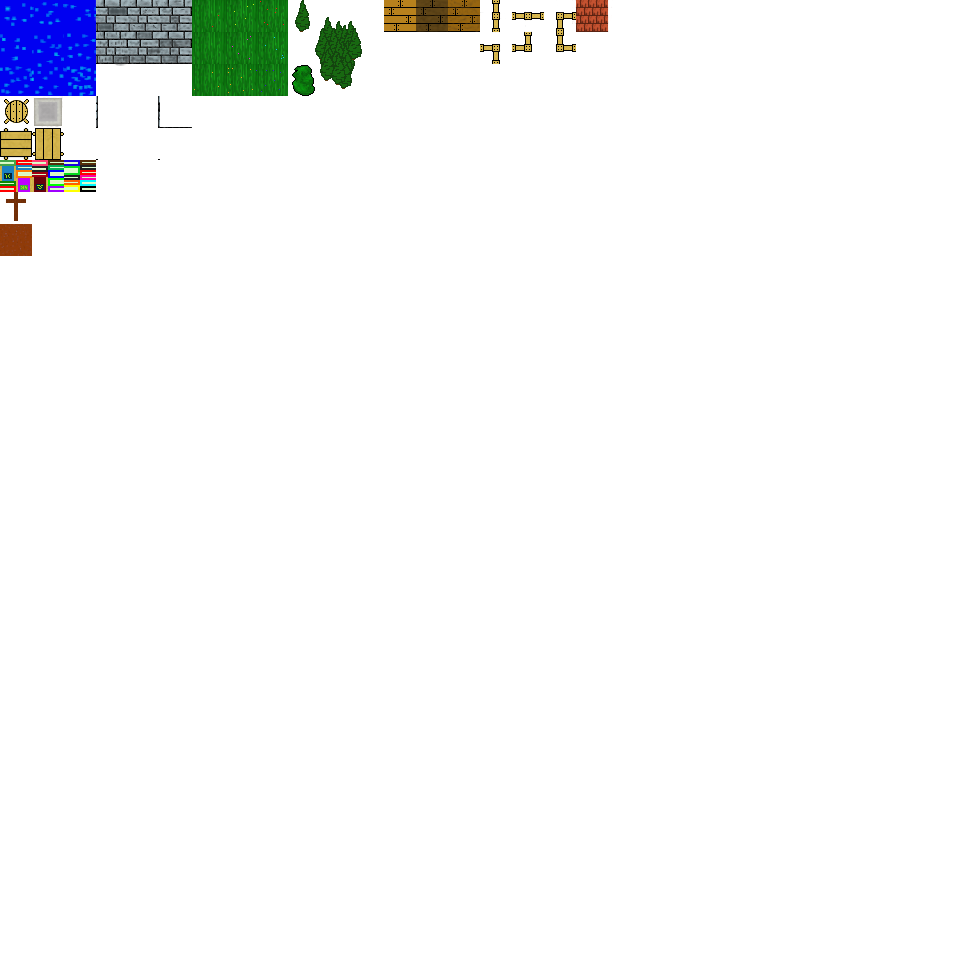
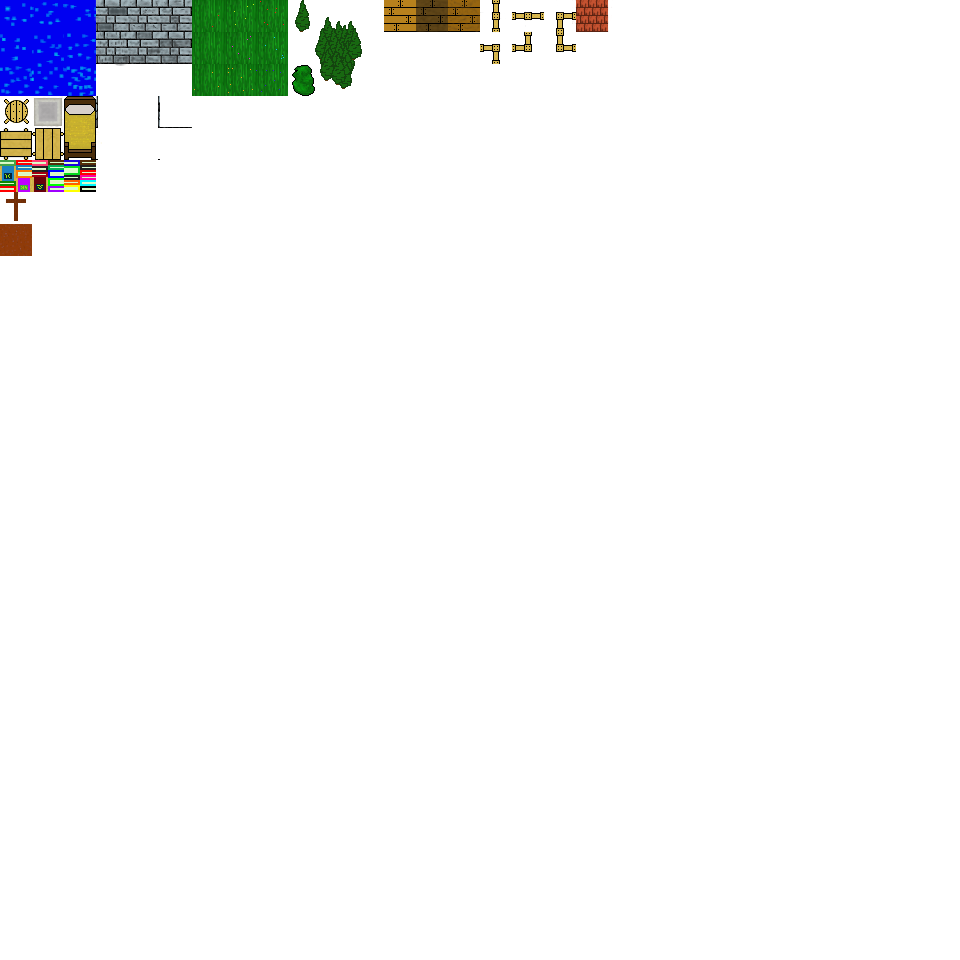
Revision of a layered 960 x 960 image; what changed, layer by layer:
painted on "ShardsOfCreation.png" over <box>61,96,102,160</box>
